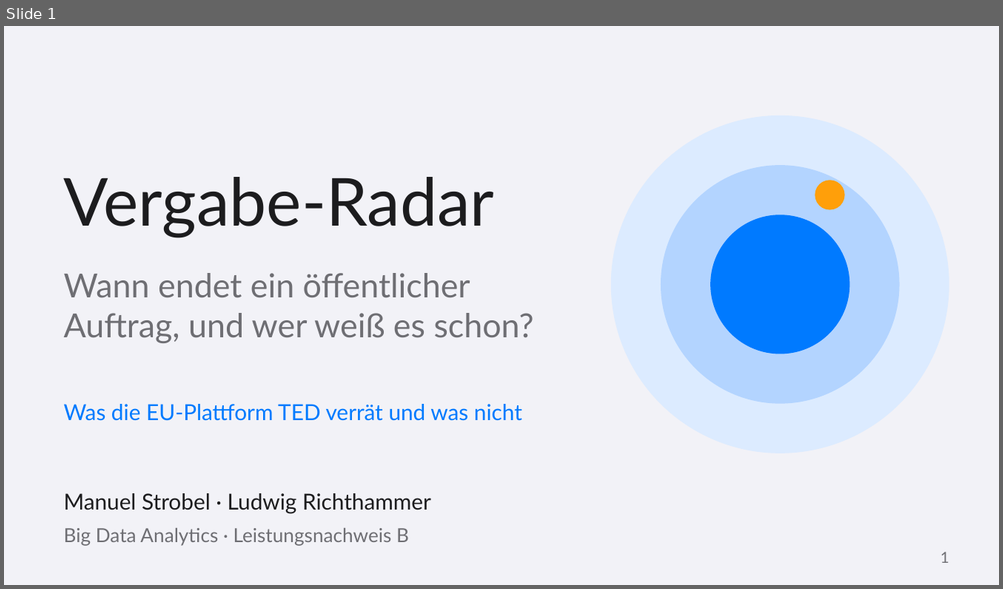
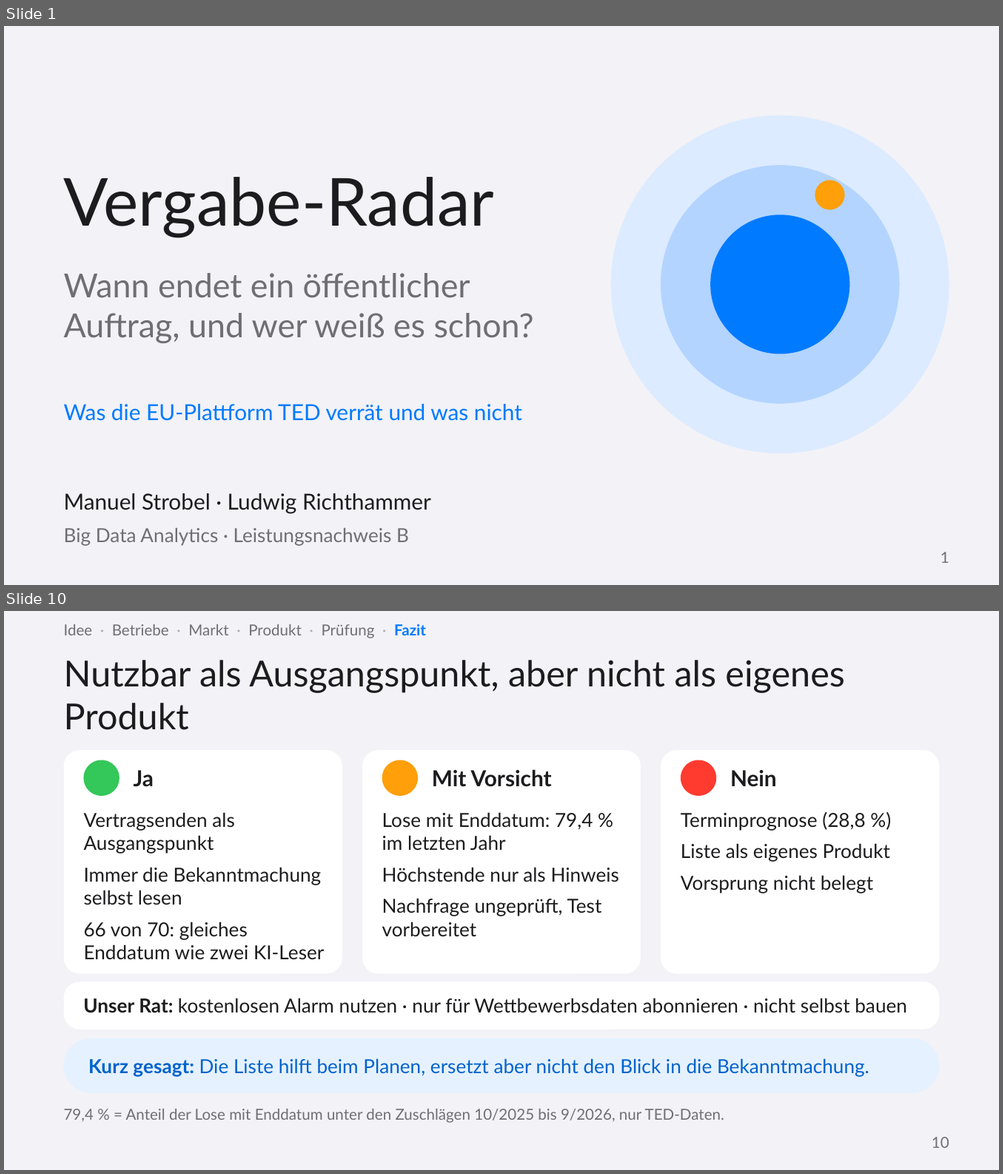
Before and after one commit to ludwigrichthammer9-web/vergabe_radar, a slide deck: docs/vortrag/vortrag_vergabe_radar.pptx. Shown one above the other, each under a label of ours: slide 1 before the commit, slides 1 and 10 after it; the slides between them are not shown. The pictures are 1003x589 and 1003x1174 pixels, drawn with LibreOffice and Linux fonts; fonts in the diff are those of the drawing. Boxes give left, top, right and bottom in pixels: in the first picture for what was removed or moved away, otherwise in the second. Text is boxed around its words. In the diff, an @@ line names an element or a change of style, - is before the commit and + after.

```diff
--- a/docs/vortrag/vortrag_vergabe_radar.pptx
+++ b/docs/vortrag/vortrag_vergabe_radar.pptx
@@ slide 10 added at bbox=[4, 611, 999, 1170], background #F2F2F7 @@
@@ text added at bbox=[64, 624, 426, 638], 11 pt, text #6E6E73 @@
+Idee · Betriebe · Markt · Produkt · Prüfung · Fazit
@@ title added at bbox=[64, 660, 844, 730], 26 pt, text #1C1C1E @@
+Nutzbar als Ausgangspunkt, aber nicht als eigenes Produkt
@@ rounded rectangle added at bbox=[64, 750, 342, 974], fill #FFFFFF @@
@@ ellipse added at bbox=[84, 760, 119, 796], fill #34C759 @@
@@ rounded rectangle added at bbox=[362, 750, 640, 974], fill #FFFFFF @@
@@ ellipse added at bbox=[382, 760, 418, 796], fill #FF9F0A @@
@@ rounded rectangle added at bbox=[660, 750, 939, 974], fill #FFFFFF @@
@@ ellipse added at bbox=[680, 760, 716, 796], fill #FF3B30 @@
@@ text added at bbox=[134, 770, 153, 787], 16 pt, text #1C1C1E, bold @@
+Ja
@@ text added at bbox=[432, 770, 552, 787], 16 pt, text #1C1C1E, bold @@
+Mit Vorsicht
@@ text added at bbox=[730, 770, 777, 787], 16 pt, text #1C1C1E, bold @@
+Nein
@@ text added at bbox=[84, 812, 324, 960], 14 pt, text #1C1C1E @@
+Vertragsenden als Ausgangspunkt
+Immer die Bekanntmachung selbst lesen
+66 von 70: gleiches Enddatum wie zwei KI-Leser
@@ text added at bbox=[382, 812, 619, 937], 14 pt, text #1C1C1E @@
+Lose mit Enddatum: 79,4 % im letzten Jahr
+Höchstende nur als Hinweis
+Nachfrage ungeprüft, Test vorbereitet
@@ text added at bbox=[680, 812, 890, 862], 14 pt, text #1C1C1E @@
+Terminprognose (28,8 %)
+Liste als eigenes Produkt
+Vorsprung nicht belegt
@@ rounded rectangle added at bbox=[64, 982, 939, 1030], fill #FFFFFF @@
@@ text added at bbox=[83, 998, 907, 1014], 14 pt, text #1C1C1E @@
+Unser Rat: kostenlosen Alarm nutzen · nur für Wettbewerbsdaten abonnieren · nicht selbst bauen
@@ rounded rectangle added at bbox=[64, 1039, 939, 1093], fill #E5F1FF @@
@@ text added at bbox=[88, 1059, 869, 1077], 14 pt, text #0062CC @@
+Kurz gesagt: Die Liste hilft beim Planen, ersetzt aber nicht den Blick in die Bekanntmachung.
@@ text added at bbox=[64, 1109, 724, 1123], 11 pt, text #6E6E73 @@
+79,4 % = Anteil der Lose mit Enddatum unter den Zuschlägen 10/2025 bis 9/2026, nur TED-Daten.
@@ text added at bbox=[931, 1137, 949, 1148], 11 pt, text #6E6E73 @@
+10
```
Also in this commit, not shown: 9 slides changed, 3 other slides added, 3 slides removed, 2 other files.
